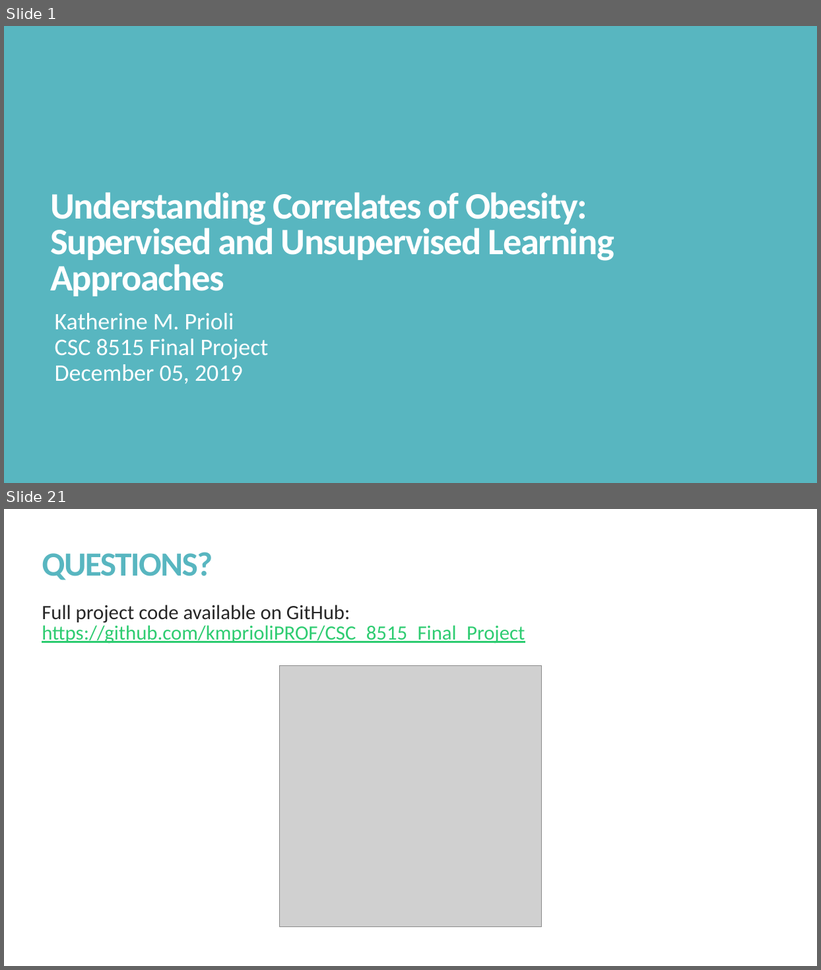
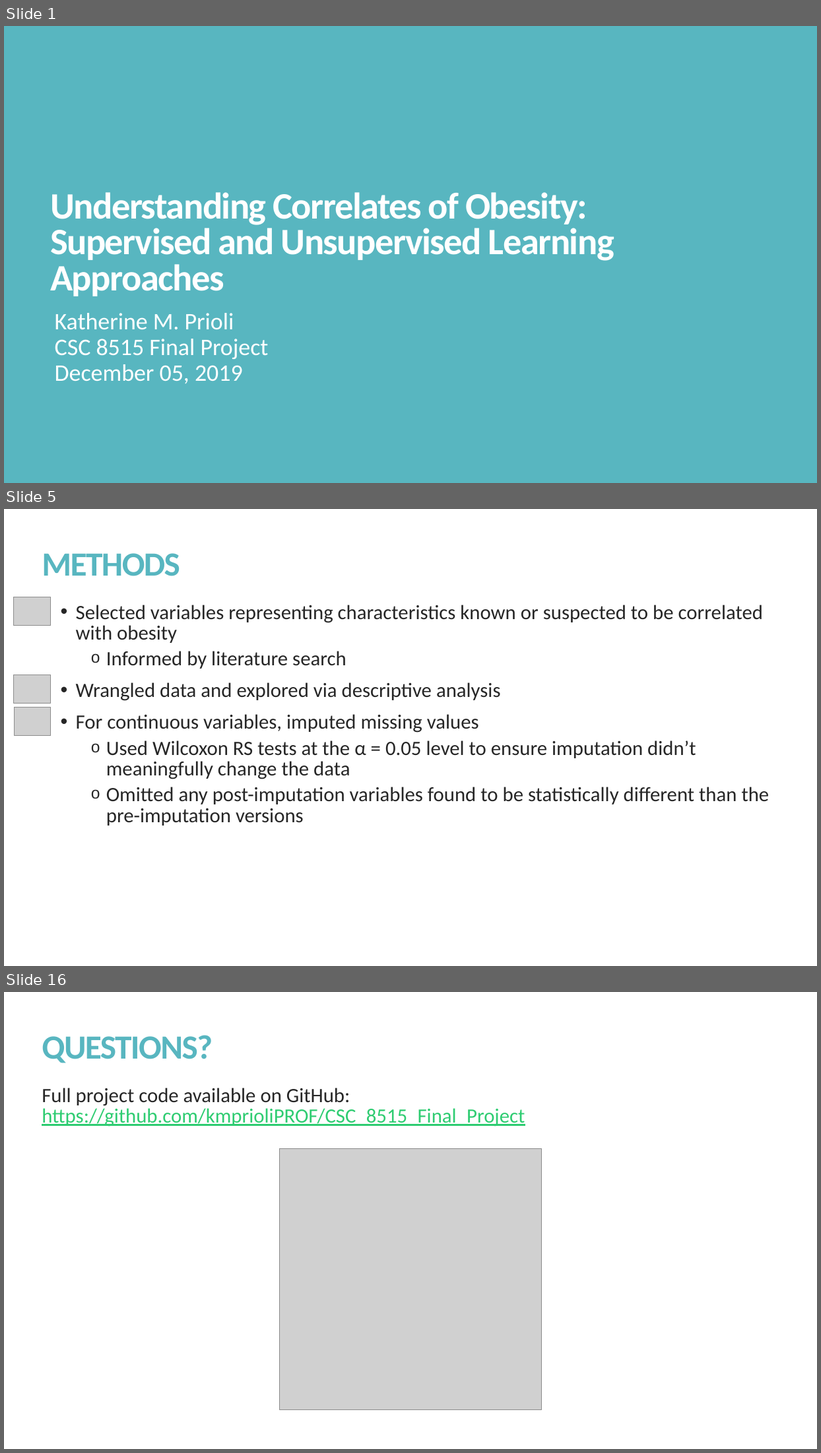
Before and after one commit to kmprioliPROF/CSC_8515_Final_Project, a slide deck: presentation/Prioli_presentation.pptx. Shown one above the other, each under a label of ours: slides 1 and 21 before the commit, slides 1, 5 and 16 after it; the slides between them are not shown. The pictures are 821x970 and 821x1453 pixels, drawn with LibreOffice and Linux fonts; fonts in the diff are those of the drawing; grey boxes stand for pictures. Boxes give left, top, right and bottom in pixels: in the first picture for what was removed or moved away, otherwise in the second. Text is boxed around its words. In the diff, an @@ line names an element or a change of style, - is before the commit and + after.

```diff
--- a/presentation/Prioli_presentation.pptx
+++ b/presentation/Prioli_presentation.pptx
@@ slide 5 added at [4, 509, 817, 966], background #FFFFFF @@
@@ title added at [42, 553, 180, 576], 40 pt, text #58B6C0, bold @@
+METHODS
@@ picture added at [14, 597, 50, 626] @@
@@ text added at [76, 605, 770, 826], 24 pt, text #262626 @@
+• Selected variables representing characteristics known or suspected to be correlated with obesity
+  o Informed by literature search
+• Wrangled data and explored via descriptive analysis
+• For continuous variables, imputed missing values
+  o Used Wilcoxon RS tests at the α = 0.05 level to ensure imputation didn’t meaningfully change the data
+  o Omitted any post-imputation variables found to be statistically different than the pre-imputation versions
@@ picture added at [14, 675, 50, 704] @@
@@ picture added at [14, 707, 50, 736] @@
@@ what was slide 21 is now slide 16 @@
```
Also in this commit, not shown: 3 slides changed, 10 other slides added, 16 slides removed.
